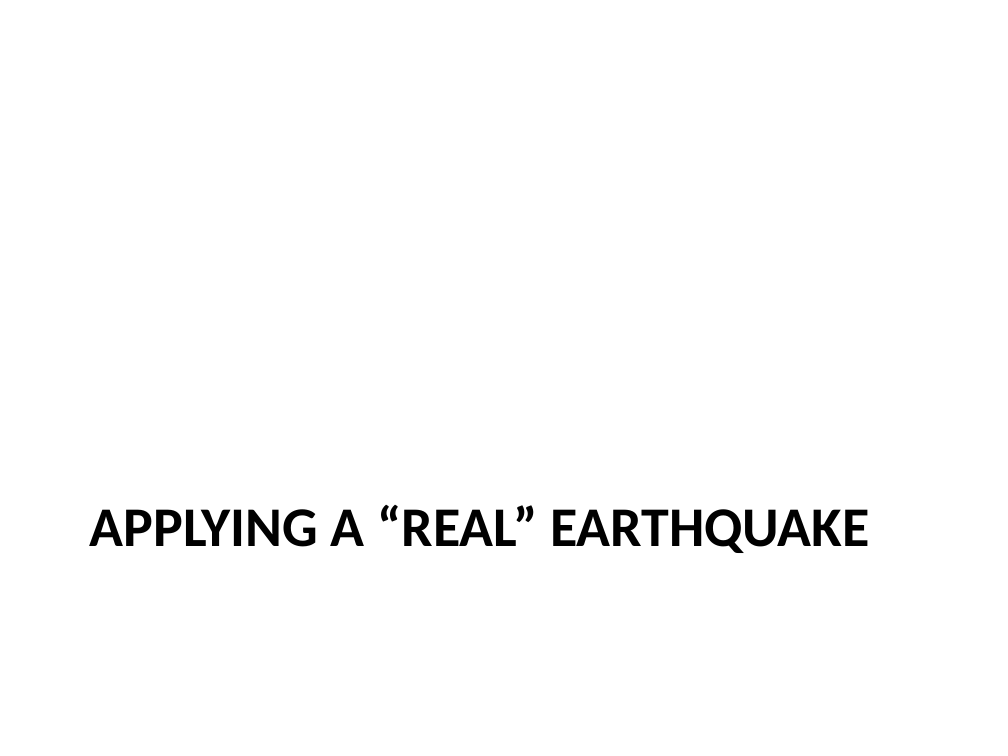
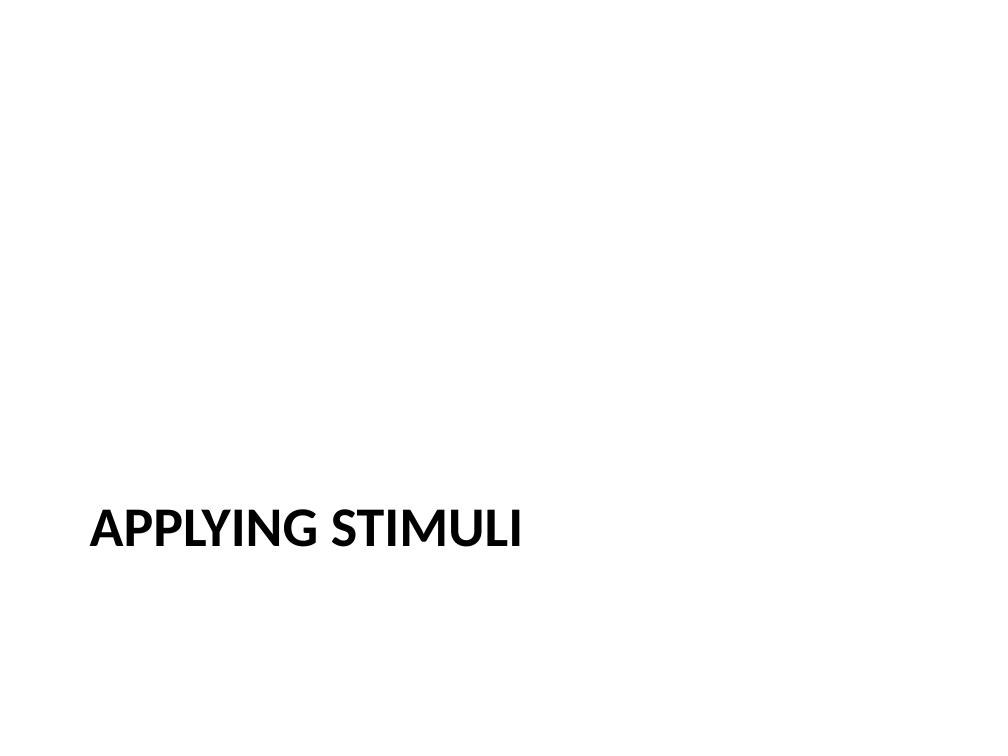
Before and after one commit to eric-wieser/cued-icw, a slide deck: slide 19 of powerpoint.pptx (slide 16 before the commit). Drawn at 1008x756 pixels with LibreOffice and Linux fonts; fonts in the diff are those of the drawing. Boxes give left, top, right and bottom in pixels: in the first picture for what was removed or moved away, otherwise in the second. Text is boxed around its words. In the diff, an @@ line names an element or a change of style, - is before the commit and + after.

```diff
--- a/powerpoint.pptx
+++ b/powerpoint.pptx
@@ title at bbox=[90, 509, 523, 547]: text changed @@
-APPLYING A “REAL” EARTHQUAKE
+APPLYING STIMULI
```
Also in this commit, not shown: 5 other slides changed, 8 slides added, 2 slides removed.
